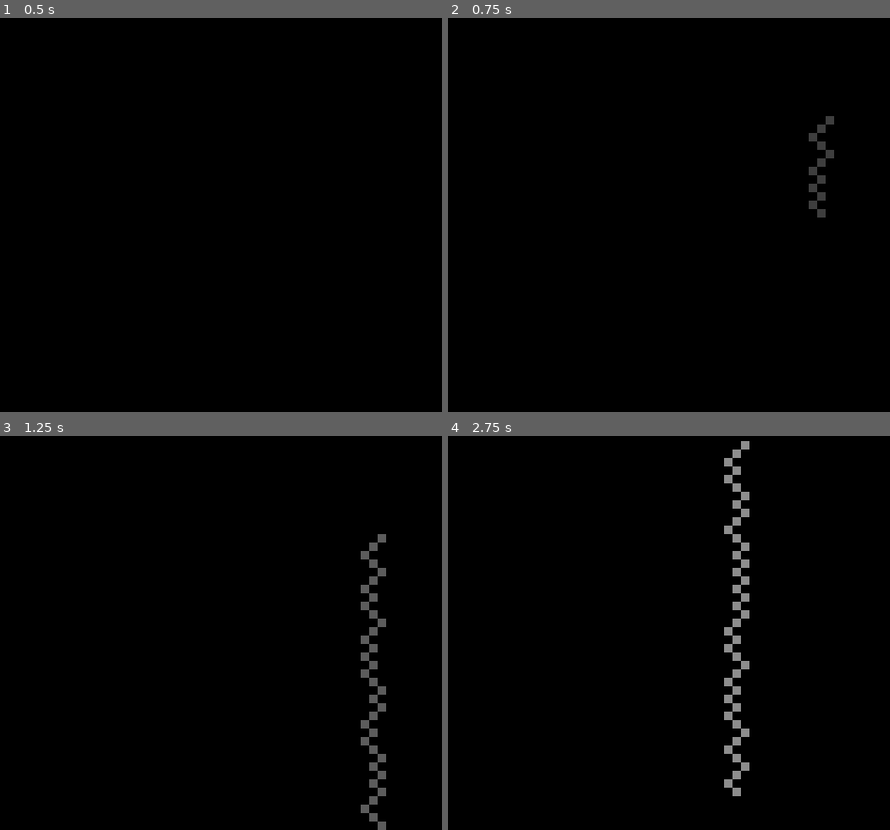
Above: before the commit, frames 1-4 (two rows, left to right).
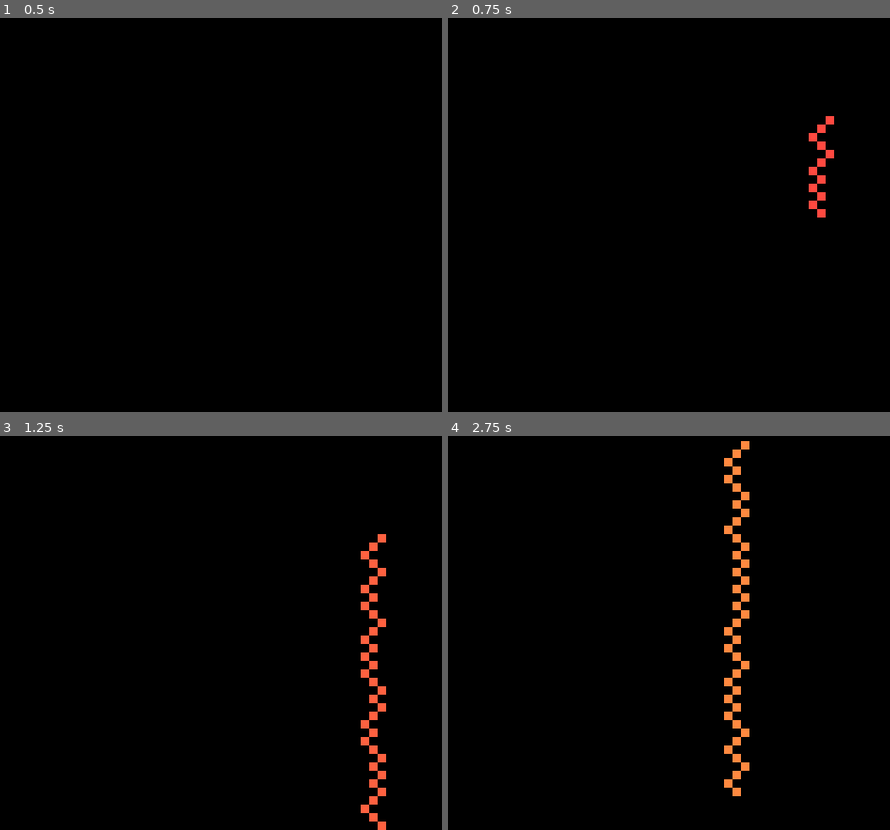
Above: after the commit, the same moments.

Repository: Mohsen-Shamsitabar/falling-sand-simulation-godot
Game: Godot game, scene res://falling_sands_container.tscn
The game is run twice, just before and just after one commit, with the same random seed, the same clock (stepped at 60 frames per second) and the same inputs.
Inputs (mouse positions are in pixels of both pictures, inside the frame that each line leads up to):
- Up to frame 1 (0.5 s): no input
- Up to frame 2 (0.75 s): tap Enter at 0.5 s; move the mouse to (823, 112) at 0.52 s; press the mouse at (823, 112) at 0.53 s
- Up to frame 3 (1.25 s): no input
- Up to frame 4 (2.75 s): move the mouse to (536, 585) at 1.27 s; release the mouse at (536, 585) at 1.28 s; click (536, 585) at 1.35 s; move the mouse to (739, 439) at 2.02 s; press the mouse at (739, 439) at 2.03 s

Frame 1 is identical in both runs. In frame 2, 0.5% of the frame differs, in the area x 81-88%, y 24-51%; in frame 3, 1.4%; in frame 4, 1.7%, in the area x 62-69%, y 1-92%.

Commit message:
add color to pixels.

Diff:
--- a/cell.gd
+++ b/cell.gd
@@ -1,15 +1,14 @@
 extends ColorRect
 
 
-@export var value: int = 0
+@export var value: float = -1
 
 func _ready():
 	pass
 
 
 func _process(_delta):
-	if(value):
-		color = Color8(value,value,value,255)
+	if(value >= 0):
+		color = Color.from_hsv(value / 359.0, 0.75, 1.0)
 	else:
-		# color = Color8(135,230,115,255)
 		color = Color8(0,0,0,255)
--- a/falling_sands_container.gd
+++ b/falling_sands_container.gd
@@ -11,8 +11,8 @@
 var cell_size = Vector2(cell_width,cell_width)
 # @export var pen_size = Vector2(3,3)
 
-var color_code: int = 50
-var reverse: bool = false
+var color_code: float = 0
+var empty_value: float = -1
 var cells: Array = []
 var values: Array = []
 
@@ -65,19 +65,14 @@
 		var clicked_cell_position: Vector2 = IX(mouse_position)
 		var clicked_cell_value: float = values[clicked_cell_position.y - 1][clicked_cell_position.x - 1]
 
-		if(clicked_cell_value == 0):
+		if(clicked_cell_value == empty_value):
 			values[clicked_cell_position.y - 1][clicked_cell_position.x - 1] = color_code
 			update_cells()
 
-			if(color_code >= 255):
-				reverse = true
-			elif(color_code <= 50):
-				reverse = false
+			if(color_code >= 359):
+				color_code = 0
 
-			if(reverse):
-				color_code = clampi(color_code-1, 50, 255)
-			else:
-				color_code = clampi(color_code+1, 50, 255)
+			color_code = clampf(color_code + 0.25, 0, 359)
 
 
 
@@ -107,8 +102,8 @@
 
 			var value: float = values[i][j]
 
-			if(value == 0):
-				# value is 0
+			if(value == empty_value):
+				# value is empty_value
 				continue
 
 			if(i + 1 >= len(values)):
@@ -117,21 +112,21 @@
 
 			var value_below: float = values[i+1][j]
 
-			if(value_below == 0):
-				# value_below is 0
-				new_values[i][j] = 0
+			if(value_below == empty_value):
+				# value_below is empty_value
+				new_values[i][j] = empty_value
 				new_values[i+1][j] = color_code
 			else:
 				# value_below is 1
 				if(j+1 >= len(values[0])):
-					if(values[i+1][j-1] == 0):
-						new_values[i][j] = 0
+					if(values[i+1][j-1] == empty_value):
+						new_values[i][j] = empty_value
 						new_values[i+1][j-1] = color_code
 
 					continue
 				elif(j-1 < 0):
-					if(values[i+1][j+1] == 0):
-						new_values[i][j] = 0
+					if(values[i+1][j+1] == empty_value):
+						new_values[i][j] = empty_value
 						new_values[i+1][j+1] = color_code
 
 					continue
@@ -140,11 +135,11 @@
 				var left_value: float = values[i+1][j-1]
 				var rng_number = rng.randi_range(0,1)
 
-				if(rng_number == 0 and right_value == 0):
-					new_values[i][j] = 0
+				if(rng_number == 0 and right_value == empty_value):
+					new_values[i][j] = empty_value
 					new_values[i+1][j+1] = color_code
-				elif(rng_number == 1 and left_value == 0):
-					new_values[i][j] = 0
+				elif(rng_number == 1 and left_value == empty_value):
+					new_values[i][j] = empty_value
 					new_values[i+1][j-1] = color_code
 
 	values = new_values
